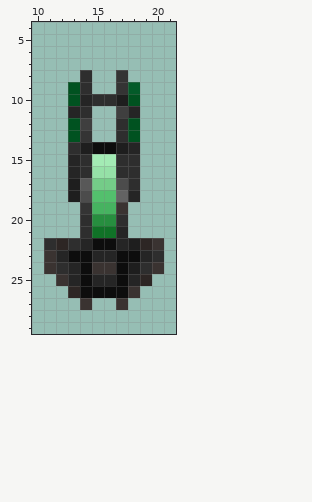
Pixel-art sprite: Assets/Resources/_Sprites/Items/Components/Mining/greenMiningLaser.png. The picture above was drawn from the file before the commit.
The file is 32x32 pixels. Colours within 5 levels of each other are drawn and written as one. Shown: x 10..21, y 4..29.
After:
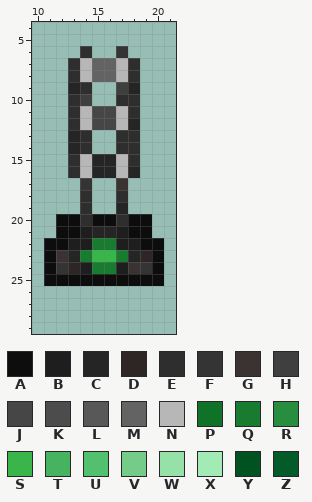
Palette (. is transparent): A #0d0d0d  B #1e1e1e  C #252525  D #2d2624  E #2e2e2e  F #343434  G #3a3331  H #3f3f3f  J #464646  K #4c4c4c  L #585858  M #636363  N #b7b7b7  P #107227  Q #197b30  R #278e3f  S #39b54a  T #46b360  U #53c06d  V #74cc88  W #95e1a7  X #a3ebb4  Y #005220  Z #035b29
The exact change:
Changed rows in their new state; - is an unchanged pixel.
first column x 11:
 6 ---E--F---
 7 --ENMMNE--
 8 --ENMMNE--
 9 --C---HC--
10 --EH..EE--
11 --ENJJNE--
12 --ENJJNC--
13 --CE---E--
14 --CE..EE--
15 --ENCCN---
16 --ENCCNC--
17 --.F..G.--
18 --.E..E.--
19 ---E..C---
20 -AA-AA-AA-
21 -AABCCBAA-
22 AABBQQB-AA
23 AGCQSSQCDA
24 AFDBQQBGFA
25 AAA-AA-AAA
26 --......--
27 ---.--.---
Changed places in both pictures, as pixel boxes (x1, y1, x2, y2):
changed: (44, 46, 164, 310)
